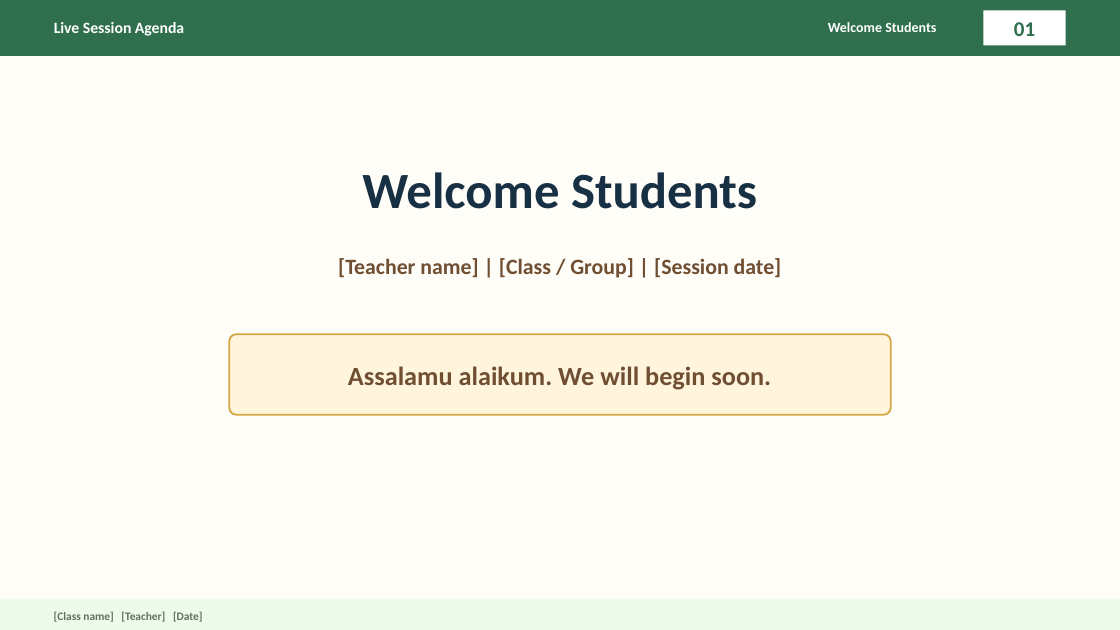
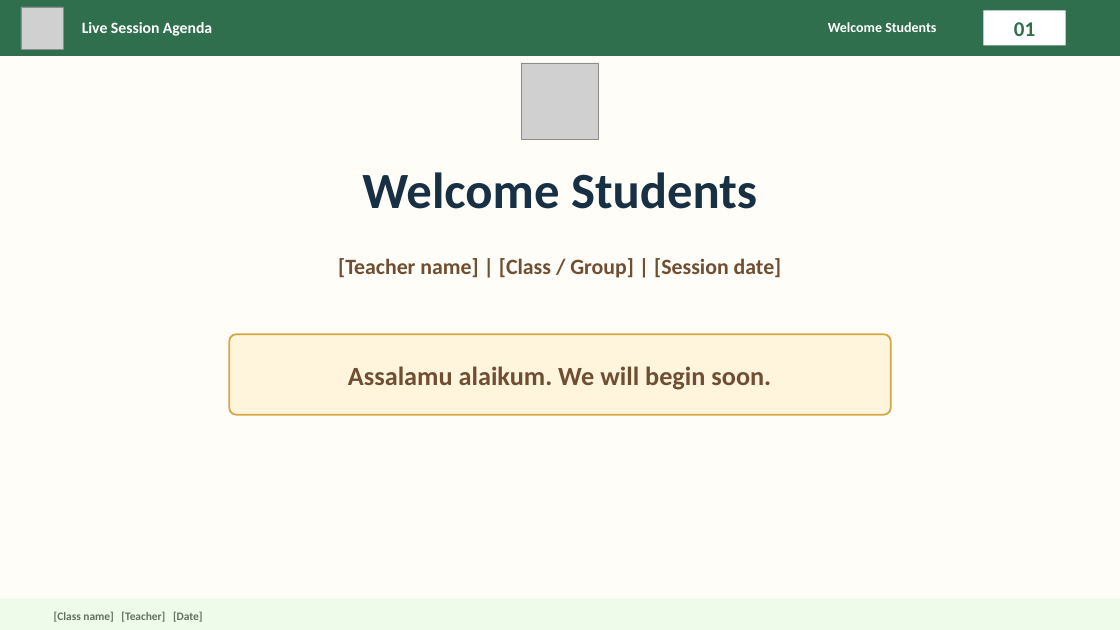
Before and after one commit to tayogroup/eduplatform, a slide deck: slide 1 of src/moodle/local_hubredirect/pix/live-session-agenda-template.pptx. Drawn at 1120x630 pixels with LibreOffice and Linux fonts; fonts in the diff are those of the drawing; grey boxes stand for pictures. Boxes give left, top, right and bottom in pixels: in the first picture for what was removed or moved away, otherwise in the second. Text is boxed around its words. In the diff, an @@ line names an element or a change of style, - is before the commit and + after.

```diff
--- a/src/moodle/local_hubredirect/pix/live-session-agenda-template.pptx
+++ b/src/moodle/local_hubredirect/pix/live-session-agenda-template.pptx
@@ picture added at (21,7,63,49) @@
@@ text "Live Session Agenda": place and size @@
-text "Live Session Agenda" at (54,22,184,36)
+text "Live Session Agenda" at (82,22,212,36)
@@ picture added at (522,63,599,140) @@
```
Also in this commit, not shown: 9 other slides changed, 9 other files.
